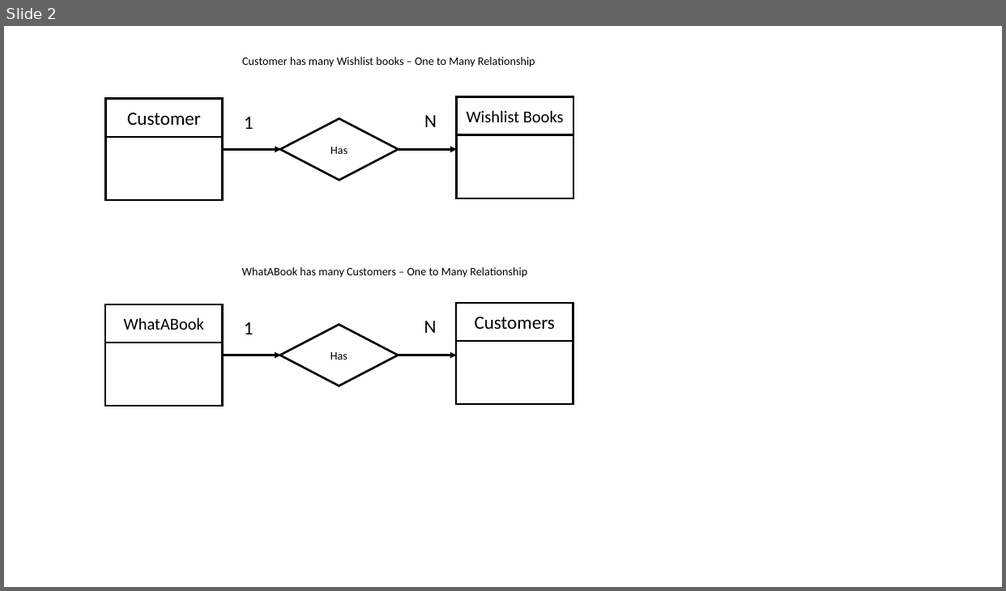
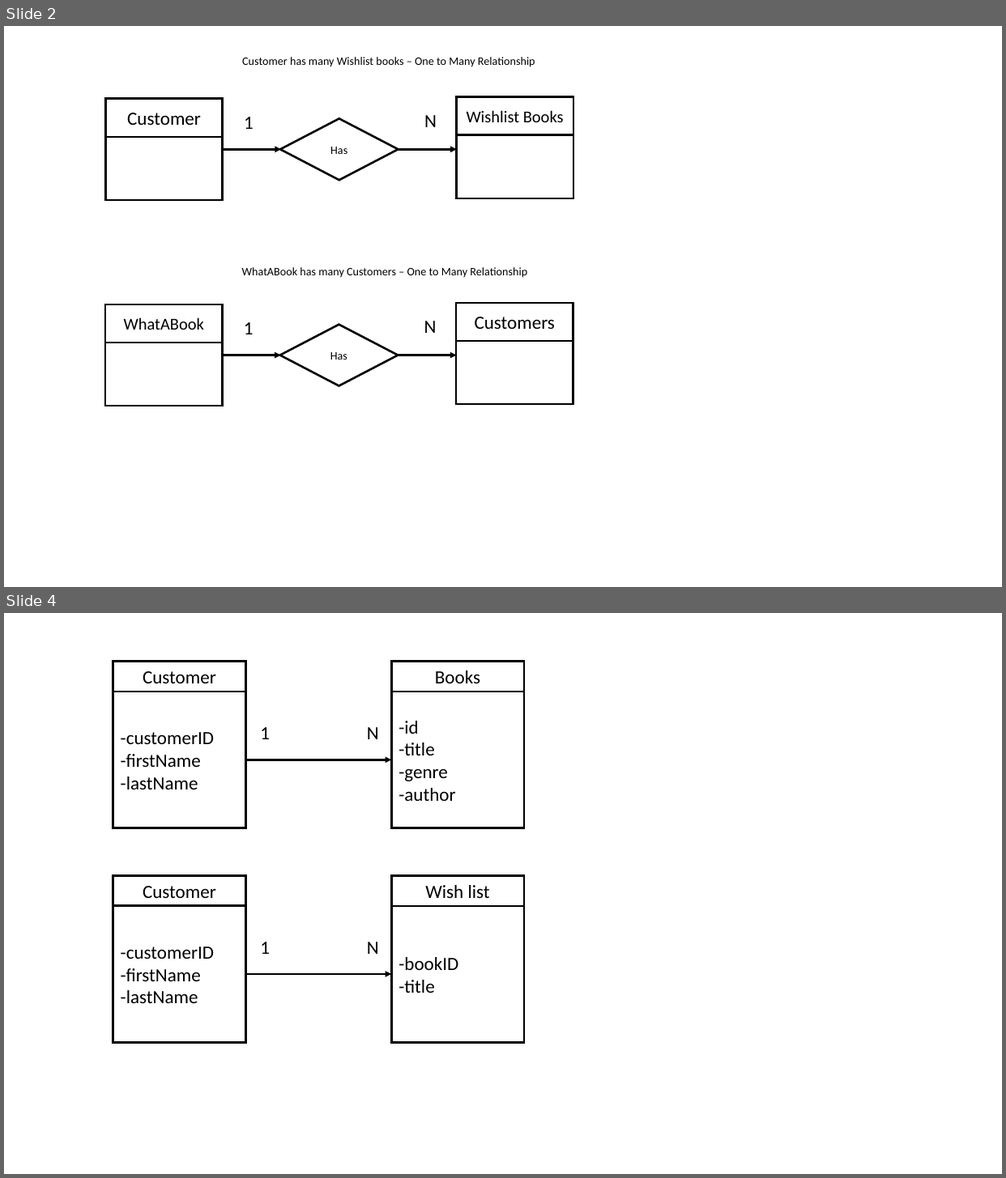
Before and after one commit to pcuauronava/web-335, a slide deck: week-7/What-A-Book Project - Business Rules.pptx. Shown one above the other, each under a label of ours: slide 2 before the commit, slides 2 and 4 after it; the slides between them are not shown. The pictures are 1006x591 and 1006x1178 pixels, drawn with LibreOffice and Linux fonts; fonts in the diff are those of the drawing. Boxes give left, top, right and bottom in pixels: in the first picture for what was removed or moved away, otherwise in the second. Text is boxed around its words. In the diff, an @@ line names an element or a change of style, - is before the commit and + after.

```diff
--- a/week-7/What-A-Book Project - Business Rules.pptx
+++ b/week-7/What-A-Book Project - Business Rules.pptx
@@ slide 4 added at (4, 613, 1002, 1174), background #FFFFFF @@
@@ rectangle added at (113, 661, 246, 692), outline #000000 2 pt, 18 pt, text #000000 @@
+Customer
@@ rectangle added at (392, 661, 524, 692), outline #000000 2 pt, 18 pt, text #000000 @@
+Books
@@ rectangle added at (113, 692, 246, 828), outline #000000 2 pt, 18 pt, text #000000 @@
+-customerID
+-firstName
+-lastName
@@ rectangle added at (392, 692, 524, 828), outline #000000 2 pt, 18 pt, text #000000 @@
+-id
+-title
+-genre
+-author
@@ text added at (260, 727, 270, 739), 18 pt, text #000000 @@
+1
@@ text added at (367, 727, 379, 739), 18 pt, text #000000 @@
+N
@@ arrow added from (246, 760) to (392, 760), #000000 2 pt @@
@@ rectangle added at (113, 875, 246, 906), outline #000000 2 pt, 18 pt, text #000000 @@
+Customer
@@ rectangle added at (392, 875, 524, 906), outline #000000 2 pt, 18 pt, text #000000 @@
+Wish list
@@ rectangle added at (113, 905, 246, 1042), outline #000000 2 pt, 18 pt, text #000000 @@
+-customerID
+-firstName
+-lastName
@@ rectangle added at (392, 906, 524, 1043), outline #000000 2 pt, 18 pt, text #000000 @@
+-bookID
+-title
@@ text added at (260, 942, 270, 954), 18 pt, text #000000 @@
+1
@@ text added at (367, 942, 379, 954), 18 pt, text #000000 @@
+N
@@ arrow added from (246, 974) to (392, 974), #000000 2 pt @@
```
Also in this commit, not shown: 2 other slides added, 1 other file.
